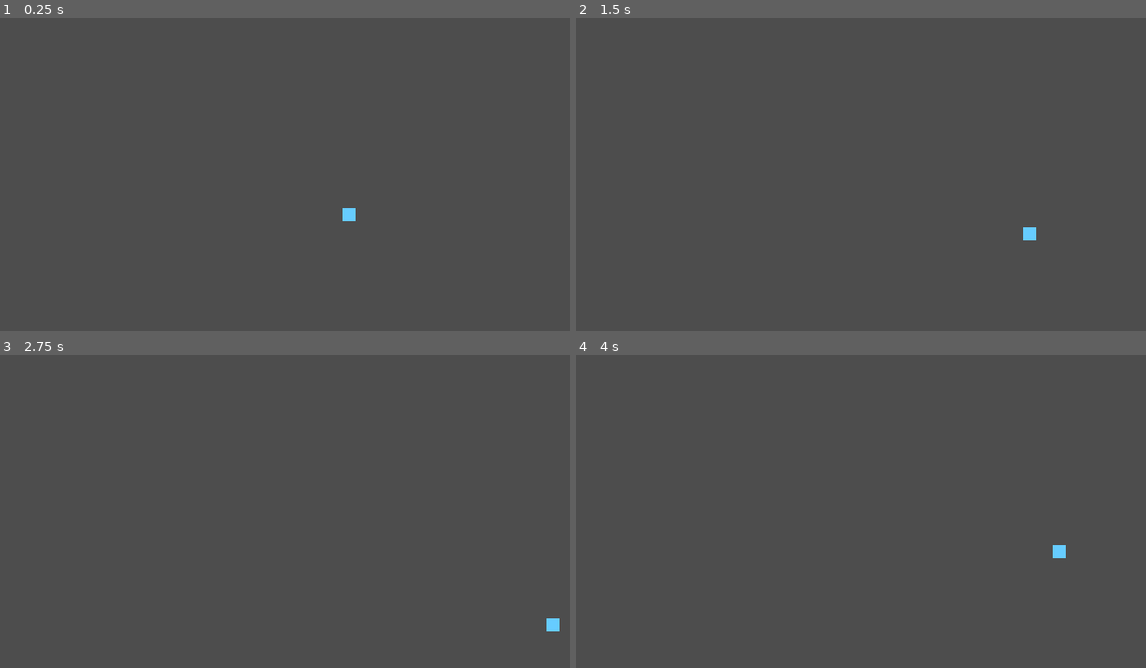
Above: before the commit, frames 1-4 (two rows, left to right).
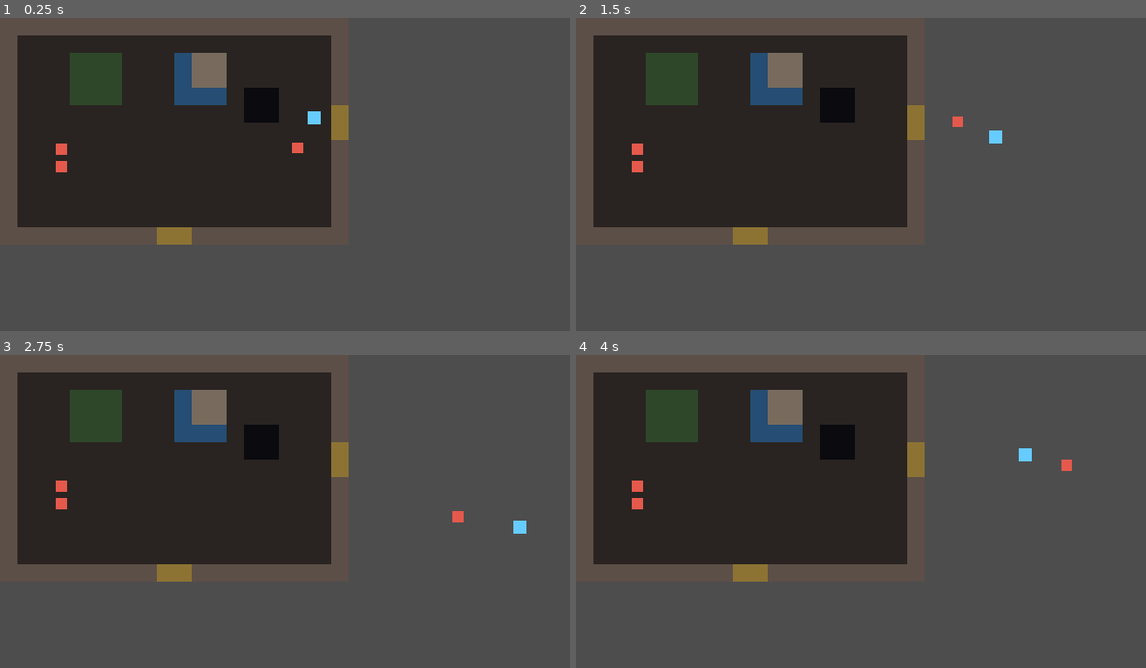
Above: after the commit, the same moments.

Repository: thaianh20021/game
Game: Godot game, scene res://scenes/main.tscn
Same seed, same stepped clock (60 frames per second), same inputs: the game is played once before the commit and once after it.
Inputs (mouse positions are in pixels of both pictures, inside the frame that each line leads up to):
- Up to frame 1 (0.25 s): no input
- Up to frame 2 (1.5 s): move the mouse to (1077, 193) at 0.52 s; hold D (move_right) 0.53-1.28 s; tap Space (dash) at 0.6 s; click (1077, 193) at 0.8 s; move the mouse to (786, 233) at 1.27 s; hold S (move_down) from 1.28 s (still down); click (786, 233) at 1.35 s
- Up to frame 3 (2.75 s): tap Space (dash) at 1.55, 2.1 s; move the mouse to (416, 464) at 2.02 s; release S (move_down) at 2.03 s; hold D (move_right) from 2.03 s (still down); click (416, 464) at 2.3 s
- Up to frame 4 (4 s): move the mouse to (889, 630) at 2.77 s; release D (move_right) at 2.78 s; hold W (move_up) 2.78-3.53 s; click (889, 630) at 2.85 s; tap Space (dash) at 3.05, 3.6 s; move the mouse to (1134, 608) at 3.52 s; hold A (move_left) from 3.53 s (still down); click (1134, 608) at 3.8 s

The runs differ from the first frame. In frame 1, 35% of the frame differs, in the area x 3-63%, y 5-73%; in frame 2, 35%; in frame 3, 35%, in the area x 3-99%, y 5-89%; in frame 4, 35%.

Commit message:
Add room stamper, enemy spawner and playable room demo
- TileGrid: tile enum, walkability, door lookup, BFS reachability
- RoomStamper: size by room type, door carving, terrain mutation
  (pillar/pit/water/grass) with door clearance + fairness retries
- EnemySpawner: budget formula, wave split 60/40, elite modifier roll,
  ranged min-distance and safe-radius spawn constraints
- Enemy: chase AI, contact damage, hp/death signal placeholder
- RoomRenderer: debug tile drawing, wall collisions, wave spawning
- Player: basic melee attack (left click) to clear rooms
- Main demo: stamp first combat room, spawn waves, room-clear flow

Diff:
--- a/project.godot
+++ b/project.godot
@@ -45,6 +45,11 @@
 "events": [Object(InputEventKey,"resource_local_to_scene":false,"resource_name":"","device":-1,"window_id":0,"alt_press …(191 unchanged characters)…
 ]
 }
+attack={
+"deadzone": 0.5,
+"events": [Object(InputEventMouseButton,"resource_local_to_scene":false,"resource_name":"","device":-1,"window_id":0,"alt_pressed":false,"shift_pressed":false,"ctrl_pressed":false,"meta_pressed":false,"button_mask":1,"position":Vector2(0, 0),"global_position":Vector2(0, 0),"factor":1.0,"button_index":1,"canceled":false,"pressed":true,"double_click":false,"script":null)
+]
+}
 
 [rendering]
 
--- /dev/null
+++ b/scenes/enemy.tscn
@@ -0,0 +1,16 @@
+[gd_scene load_steps=3 format=3]
+
+[ext_resource type="Script" path="res://scripts/enemies/enemy.gd" id="1"]
+
+[sub_resource type="RectangleShape2D" id="RectangleShape2D_body"]
+size = Vector2(9, 9)
+
+[node name="Enemy" type="CharacterBody2D"]
+script = ExtResource("1")
+
+[node name="CollisionShape2D" type="CollisionShape2D" parent="."]
+shape = SubResource("RectangleShape2D_body")
+
+[node name="Body" type="Polygon2D" parent="."]
+polygon = PackedVector2Array(-5, -5, 5, -5, 5, 5, -5, 5)
+color = Color(0.9, 0.35, 0.3, 1)
--- /dev/null
+++ b/scripts/dungeon_gen/room_stamper.gd
@@ -0,0 +1,136 @@
+class_name RoomStamper
+extends RefCounted
+## Step 4 of the pipeline: turns a RoomNode into a TileGrid.
+## Base room + carved doors + mutated terrain, validated for fairness.
+## Retries with fewer obstacles when validation fails; the final fallback
+## is an empty room, so stamping can never produce an unfair layout.
+
+enum Dir { NORTH, EAST, SOUTH, WEST }
+
+const DEFAULT_MIN := Vector2i(20, 12)
+const DEFAULT_MAX := Vector2i(28, 16)
+const SIZE_BY_TYPE := {
+	RoomNode.RoomType.ENTRANCE: Vector2i(20, 12),
+	RoomNode.RoomType.MINIBOSS: Vector2i(30, 18),
+	RoomNode.RoomType.BOSS: Vector2i(36, 22),
+}
+const DOOR_CLEARANCE := 3  # Chebyshev distance kept obstacle-free around doors
+const MAX_ATTEMPTS := 5
+
+
+## One door per neighbor, on distinct sides, max 4. Deterministic shuffle.
+func pick_door_dirs(room: RoomNode, rng: SeededRNG) -> Array[int]:
+	var dirs: Array[int] = [Dir.NORTH, Dir.EAST, Dir.SOUTH, Dir.WEST]
+	for i in range(dirs.size() - 1, 0, -1):
+		var j := rng.randi_range(0, i)
+		var tmp := dirs[i]
+		dirs[i] = dirs[j]
+		dirs[j] = tmp
+	var n: int = clampi(room.neighbors.size(), 1, 4)
+	return dirs.slice(0, n)
+
+
+func stamp(room: RoomNode, rng: SeededRNG, door_dirs: Array[int]) -> TileGrid:
+	var size := _room_size(room, rng)
+	var features := _feature_count(room, rng)
+	for attempt in MAX_ATTEMPTS:
+		var grid := _base_room(size)
+		_carve_doors(grid, door_dirs)
+		_mutate(grid, rng, maxi(features - attempt, 0))
+		if grid.is_fair():
+			return grid
+	# Fallback: obstacle-free room is always fair.
+	var plain := _base_room(size)
+	_carve_doors(plain, door_dirs)
+	return plain
+
+
+func _room_size(room: RoomNode, rng: SeededRNG) -> Vector2i:
+	if SIZE_BY_TYPE.has(room.type):
+		return SIZE_BY_TYPE[room.type]
+	return Vector2i(
+		rng.randi_range(DEFAULT_MIN.x, DEFAULT_MAX.x),
+		rng.randi_range(DEFAULT_MIN.y, DEFAULT_MAX.y),
+	)
+
+
+func _feature_count(room: RoomNode, rng: SeededRNG) -> int:
+	match room.type:
+		RoomNode.RoomType.ENTRANCE, RoomNode.RoomType.HEAL, RoomNode.RoomType.SHOP:
+			return rng.randi_range(0, 2)
+		RoomNode.RoomType.BOSS, RoomNode.RoomType.MINIBOSS:
+			return rng.randi_range(2, 4)  # boss arenas stay readable
+		_:
+			return rng.randi_range(4, 7)
+
+
+func _base_room(size: Vector2i) -> TileGrid:
+	var grid := TileGrid.new(size.x, size.y, TileGrid.Tile.FLOOR)
+	for x in size.x:
+		grid.set_tile(x, 0, TileGrid.Tile.WALL)
+		grid.set_tile(x, size.y - 1, TileGrid.Tile.WALL)
+	for y in size.y:
+		grid.set_tile(0, y, TileGrid.Tile.WALL)
+		grid.set_tile(size.x - 1, y, TileGrid.Tile.WALL)
+	return grid
+
+
+## 2-tile wide door opening in the middle of each requested side.
+func _carve_doors(grid: TileGrid, door_dirs: Array[int]) -> void:
+	var cx := grid.width / 2
+	var cy := grid.height / 2
+	for dir in door_dirs:
+		match dir:
+			Dir.NORTH:
+				grid.set_tile(cx - 1, 0, TileGrid.Tile.DOOR)
+				grid.set_tile(cx, 0, TileGrid.Tile.DOOR)
+			Dir.SOUTH:
+				grid.set_tile(cx - 1, grid.height - 1, TileGrid.Tile.DOOR)
+				grid.set_tile(cx, grid.height - 1, TileGrid.Tile.DOOR)
+			Dir.WEST:
+				grid.set_tile(0, cy - 1, TileGrid.Tile.DOOR)
+				grid.set_tile(0, cy, TileGrid.Tile.DOOR)
+			Dir.EAST:
+				grid.set_tile(grid.width - 1, cy - 1, TileGrid.Tile.DOOR)
+				grid.set_tile(grid.width - 1, cy, TileGrid.Tile.DOOR)
+
+
+func _mutate(grid: TileGrid, rng: SeededRNG, features: int) -> void:
+	var doors := grid.door_positions()
+	for f in features:
+		var roll := rng.randf()
+		if roll < 0.35:
+			_stamp_blob(grid, rng, doors, TileGrid.Tile.PILLAR, Vector2i(rng.randi_range(1, 2), rng.randi_range(1, 2)))
+		elif roll < 0.55:
+			_stamp_blob(grid, rng, doors, TileGrid.Tile.PIT, Vector2i(2, 2))
+		elif roll < 0.75:
+			_stamp_blob(grid, rng, doors, TileGrid.Tile.WATER, Vector2i(3, 3))
+		else:
+			_stamp_blob(grid, rng, doors, TileGrid.Tile.GRASS, Vector2i(3, 3))
+
+
+## Places a rectangle of [tile] at a random interior spot that keeps
+## DOOR_CLEARANCE tiles free around every door. Gives up silently after
+## a few tries (fairness is re-checked by the caller anyway).
+func _stamp_blob(grid: TileGrid, rng: SeededRNG, doors: Array[Vector2i], tile: TileGrid.Tile, size: Vector2i) -> void:
+	for attempt in 12:
+		var x := rng.randi_range(2, grid.width - 2 - size.x)
+		var y := rng.randi_range(2, grid.height - 2 - size.y)
+		if _too_close_to_doors(Rect2i(x, y, size.x, size.y), doors):
+			continue
+		for dy in size.y:
+			for dx in size.x:
+				grid.set_tile(x + dx, y + dy, tile)
+		return
+
+
+func _too_close_to_doors(rect: Rect2i, doors: Array[Vector2i]) -> bool:
+	for d in doors:
+		var closest := Vector2i(
+			clampi(d.x, rect.position.x, rect.position.x + rect.size.x - 1),
+			clampi(d.y, rect.position.y, rect.position.y + rect.size.y - 1),
+		)
+		var dist := maxi(absi(d.x - closest.x), absi(d.y - closest.y))
+		if dist <= DOOR_CLEARANCE:
+			return true
+	return false
--- /dev/null
+++ b/scripts/dungeon_gen/spawner.gd
@@ -0,0 +1,120 @@
+class_name EnemySpawner
+extends RefCounted
+## Steps 5 (enemies) of the pipeline: rolls a deterministic spawn plan for a
+## room using the budget system from docs/gdd/10-dungeon-gen.md.
+##
+## Fairness constraints (GDD hard rules):
+## - nothing spawns within PLAYER_SAFE_RADIUS tiles of the entry door
+## - ranged/caster enemies spawn at least RANGED_MIN_DOOR_DIST tiles away
+
+const BASE_BUDGET := 10.0
+const WAVE1_SHARE := 0.6
+const PLAYER_SAFE_RADIUS := 3
+const RANGED_MIN_DOOR_DIST := 6
+const ELITE_BUDGET_MULT := 1.4
+const MAX_PICK_GUARD := 50
+
+const COMBAT_ROOM_TYPES: Array[RoomNode.RoomType] = [
+	RoomNode.RoomType.COMBAT,
+	RoomNode.RoomType.ELITE,
+	RoomNode.RoomType.MINIBOSS,
+]
+
+
+static func load_pool(path: String) -> Dictionary:
+	var text := FileAccess.get_file_as_string(path)
+	var data: Variant = JSON.parse_string(text)
+	assert(data is Dictionary, "EnemySpawner.load_pool: invalid JSON at " + path)
+	return data
+
+
+## Returns entries: { "enemy": Dictionary, "wave": int, "tile": Vector2i,
+## "elite": bool, "modifier": String }. Empty for non-combat rooms.
+func roll_spawn_plan(
+		room: RoomNode,
+		grid: TileGrid,
+		rng: SeededRNG,
+		floor_index: int,
+		difficulty_mult: float,
+		pool_data: Dictionary,
+		entry: Vector2i,
+) -> Array[Dictionary]:
+	var plan: Array[Dictionary] = []
+	if not COMBAT_ROOM_TYPES.has(room.type):
+		return plan
+
+	# Mini-boss rooms spawn the dedicated mini-boss instead of a budget wave.
+	if room.type == RoomNode.RoomType.MINIBOSS:
+		var miniboss := _find_miniboss(pool_data)
+		if not miniboss.is_empty():
+			plan.append({
+				"enemy": miniboss,
+				"wave": 1,
+				"tile": Vector2i(grid.width / 2, grid.height / 2),
+				"elite": false,
+				"modifier": "",
+			})
+		return plan
+
+	var budget := BASE_BUDGET * (1.0 + 0.25 * floor_index) * difficulty_mult
+	if room.type == RoomNode.RoomType.ELITE:
+		budget *= ELITE_BUDGET_MULT
+
+	var pool: Array = pool_data["enemies"].filter(
+		func(e: Dictionary) -> bool: return float(e["cost"]) > 0.0
+	)
+	if pool.is_empty():
+		return plan
+
+	var picks: Array[Dictionary] = []
+	var guard := 0
+	while budget > 0.0 and guard < MAX_PICK_GUARD:
+		guard += 1
+		var affordable: Array = pool.filter(
+			func(e: Dictionary) -> bool: return float(e["cost"]) <= budget
+		)
+		if affordable.is_empty():
+			break
+		var e: Dictionary = rng.pick(affordable)
+		budget -= float(e["cost"])
+		picks.append(e)
+
+	var wave1_count: int = maxi(1, ceili(picks.size() * WAVE1_SHARE))
+	for i in picks.size():
+		var e: Dictionary = picks[i]
+		var is_elite: bool = room.type == RoomNode.RoomType.ELITE and i == 0
+		plan.append({
+			"enemy": e,
+			"wave": 1 if i < wave1_count else 2,
+			"tile": _pick_spawn_tile(grid, rng, entry, str(e["kind"])),
+			"elite": is_elite,
+			"modifier": rng.pick(pool_data["elite_modifiers"]) if is_elite else "",
+		})
+	return plan
+
+
+func _find_miniboss(pool_data: Dictionary) -> Dictionary:
+	for e in pool_data["enemies"]:
+		if str(e["kind"]) == "miniboss":
+			return e
+	return {}
+
+
+func _pick_spawn_tile(grid: TileGrid, rng: SeededRNG, entry: Vector2i, kind: String) -> Vector2i:
+	var min_dist := float(PLAYER_SAFE_RADIUS + 1)
+	if kind == "ranged" or kind == "caster":
+		min_dist = float(RANGED_MIN_DOOR_DIST)
+	for attempt in 40:
+		var p := Vector2i(
+			rng.randi_range(1, grid.width - 2),
+			rng.randi_range(1, grid.height - 2),
+		)
+		if not grid.is_walkable_at(p.x, p.y):
+			continue
+		if grid.get_tile(p.x, p.y) == TileGrid.Tile.DOOR:
+			continue
+		if Vector2(p - entry).length() < min_dist:
+			continue
+		return p
+	# Fallback: room center (always kept clear of the entry by room sizes).
+	return Vector2i(grid.width / 2, grid.height / 2)
--- /dev/null
+++ b/scripts/dungeon_gen/tile_grid.gd
@@ -0,0 +1,87 @@
+class_name TileGrid
+extends RefCounted
+## Tile layer of a single stamped room (step 4 of the pipeline).
+
+enum Tile { FLOOR, WALL, PIT, WATER, GRASS, PILLAR, DOOR }
+
+var width: int
+var height: int
+var cells: PackedInt32Array
+
+
+func _init(w: int, h: int, fill: Tile = Tile.FLOOR) -> void:
+	width = w
+	height = h
+	cells.resize(w * h)
+	cells.fill(fill)
+
+
+func in_bounds(x: int, y: int) -> bool:
+	return x >= 0 and y >= 0 and x < width and y < height
+
+
+func get_tile(x: int, y: int) -> int:
+	return cells[y * width + x]
+
+
+func set_tile(x: int, y: int, t: Tile) -> void:
+	cells[y * width + x] = t
+
+
+static func walkable(t: int) -> bool:
+	return t == Tile.FLOOR or t == Tile.GRASS or t == Tile.DOOR or t == Tile.WATER
+
+
+static func blocking(t: int) -> bool:
+	return t == Tile.WALL or t == Tile.PILLAR or t == Tile.PIT
+
+
+func is_walkable_at(x: int, y: int) -> bool:
+	return in_bounds(x, y) and TileGrid.walkable(get_tile(x, y))
+
+
+func door_positions() -> Array[Vector2i]:
+	var doors: Array[Vector2i] = []
+	for y in height:
+		for x in width:
+			if get_tile(x, y) == Tile.DOOR:
+				doors.append(Vector2i(x, y))
+	return doors
+
+
+func walkable_count() -> int:
+	var count := 0
+	for c in cells:
+		if TileGrid.walkable(c):
+			count += 1
+	return count
+
+
+## BFS over walkable tiles (4-directional). Returns a set {Vector2i: true}.
+func reachable_from(start: Vector2i) -> Dictionary:
+	var visited := {}
+	if not is_walkable_at(start.x, start.y):
+		return visited
+	var queue: Array[Vector2i] = [start]
+	visited[start] = true
+	while not queue.is_empty():
+		var p: Vector2i = queue.pop_front()
+		for offset in [Vector2i.UP, Vector2i.DOWN, Vector2i.LEFT, Vector2i.RIGHT]:
+			var n: Vector2i = p + offset
+			if not visited.has(n) and is_walkable_at(n.x, n.y):
+				visited[n] = true
+				queue.append(n)
+	return visited
+
+
+## Fairness check: every door reachable from the first door, and at least
+## [min_ratio] of all walkable tiles connected (no big dead pockets).
+func is_fair(min_ratio := 0.75) -> bool:
+	var doors := door_positions()
+	if doors.is_empty():
+		return false
+	var reach := reachable_from(doors[0])
+	for d in doors:
+		if not reach.has(d):
+			return false
+	return reach.size() >= int(walkable_count() * min_ratio)
--- /dev/null
+++ b/scripts/enemies/enemy.gd
@@ -0,0 +1,49 @@
+class_name Enemy
+extends CharacterBody2D
+## Placeholder chase AI used by the room demo. Real per-kind behaviors
+## (charger, flyer, ranged, caster...) come in the enemy AI milestone.
+
+signal died
+
+@export var speed := 55.0
+@export var max_hp := 20
+@export var contact_damage := 5
+@export var sight_range := 150.0
+@export var contact_range := 12.0
+
+var hp: int
+var target: Node2D
+var _hit_cd := 0.0
+
+
+func _ready() -> void:
+	hp = max_hp
+	add_to_group("enemies")
+
+
+func _physics_process(delta: float) -> void:
+	_hit_cd = maxf(_hit_cd - delta, 0.0)
+	if target == null or not is_instance_valid(target):
+		return
+
+	var to_target := target.global_position - global_position
+	if to_target.length() <= sight_range:
+		velocity = to_target.normalized() * speed
+	else:
+		velocity = Vector2.ZERO
+	move_and_slide()
+
+	if _hit_cd == 0.0 and to_target.length() <= contact_range \
+			and target.has_method("take_damage"):
+		target.take_damage(contact_damage)
+		_hit_cd = 0.6
+
+
+func take_damage(amount: int) -> void:
+	hp -= amount
+	modulate = Color(1.0, 0.4, 0.4)
+	var tween := create_tween()
+	tween.tween_property(self, "modulate", Color.WHITE, 0.15)
+	if hp <= 0:
+		died.emit()
+		queue_free()
--- a/scripts/main.gd
+++ b/scripts/main.gd
@@ -1,21 +1,58 @@
 extends Node2D
-## Demo entry point: generates one floor from a fixed seed, validates it and
-## prints the layout, then runs a 500-seed sweep. Replace with the real game
-## flow (hub -> dungeon) in the next milestone.
+## Demo entry point: generates a floor, stamps its first combat room, spawns
+## enemy waves from the budget system and lets the player clear the room.
+## Next milestone: room transitions through doors + full floor flow.
 
 const DEMO_SEED := 20260704
+const FLOOR_INDEX := 1
+const DIFFICULTY_MULT := 1.0
+const ENEMY_SCENE := preload("res://scenes/enemy.tscn")
+
+@onready var player: Player = $Player
 
 
 func _ready() -> void:
+	# 1. Floor graph.
 	var builder := GraphBuilder.new()
-	var rooms := builder.build(DEMO_SEED, 1)
+	var rooms := builder.build(DEMO_SEED, FLOOR_INDEX)
 	var errors := FloorValidator.validate(rooms)
+	print("=== Dungeon Core demo (seed %d) ===" % DEMO_SEED)
+	print("Floor: %d rooms | validation: %s" % [rooms.size(), "OK" if errors.is_empty() else str(errors)])
 
-	print("=== Dungeon Core: floor demo (seed %d) ===" % DEMO_SEED)
-	print("Rooms: %d | Validation: %s" % [rooms.size(), "OK" if errors.is_empty() else str(errors)])
+	# 2. Stamp the first critical-path combat room.
+	var room := _first_combat_room(rooms)
+	var rng := SeededRNG.new(DEMO_SEED, 1000 + room.id)
+	var stamper := RoomStamper.new()
+	var door_dirs := stamper.pick_door_dirs(room, rng)
+	var grid := stamper.stamp(room, rng, door_dirs)
+
+	# 3. Roll the spawn plan.
+	var pool := EnemySpawner.load_pool("res://data/enemies_ancient_cave.json")
+	var doors := grid.door_positions()
+	var entry: Vector2i = doors[0]
+	var spawner := EnemySpawner.new()
+	var plan := spawner.roll_spawn_plan(room, grid, rng, FLOOR_INDEX, DIFFICULTY_MULT, pool, entry)
+
+	# 4. Render + play.
+	var renderer := RoomRenderer.new()
+	add_child(renderer)
+	move_child(renderer, 0)
+	renderer.setup(grid, plan, ENEMY_SCENE, player)
+	renderer.room_cleared.connect(func() -> void:
+		print("Demo complete - next milestone: door transitions."))
+
+	# Place the player just inside the entry door.
+	var center := renderer.tile_to_world(Vector2i(grid.width / 2, grid.height / 2))
+	var door_pos := renderer.tile_to_world(entry)
+	player.position = door_pos + (center - door_pos).normalized() * 24.0
+
+	print("Room %02d (%s): %dx%d tiles, %d doors, %d enemies planned" % [
+		room.id, room.type_name(), grid.width, grid.height, doors.size(), plan.size(),
+	])
+
+
+func _first_combat_room(rooms: Array[RoomNode]) -> RoomNode:
 	for r in rooms:
-		var marker := "*" if r.on_critical_path else " "
-		print(" %s[%02d] %-9s depth=%d -> %s" % [marker, r.id, r.type_name(), r.depth, r.neighbors])
-
-	var failures := FloorValidator.run_seed_sweep(500)
-	print("Seed sweep (500 floors): %d failures" % failures)
+		if r.type == RoomNode.RoomType.COMBAT and r.on_critical_path:
+			return r
+	return rooms[0]
--- a/scripts/player/player.gd
+++ b/scripts/player/player.gd
@@ -1,8 +1,8 @@
 class_name Player
 extends CharacterBody2D
-## MVP player controller: 8-way movement + dash with i-frames (GDD sections 2 and 5).
-## Class stats (speed, HP, energy) are loaded from data/classes.json later;
-## the exported defaults below match the Blade Warden baseline.
+## MVP player controller: 8-way movement, dash with i-frames, and a basic
+## melee swing (left click) so rooms can be cleared. The real weapon system
+## (data/weapons.json driven) replaces the placeholder attack next milestone.
 
 signal hp_changed(current: int, max_value: int)
 signal died
@@ -14,10 +14,16 @@
 @export var dash_cooldown := 1.2
 @export var max_hp := 100
 
+@export_group("Placeholder Attack")
+@export var attack_damage := 10
+@export var attack_range := 26.0
+@export var attack_cooldown := 0.35
+
 var hp: int
 var _dash_time_left := 0.0
 var _dash_cd_left := 0.0
 var _iframes_left := 0.0
+var _attack_cd_left := 0.0
 var _dash_dir := Vector2.ZERO
 
 
@@ -28,6 +34,7 @@
 func _physics_process(delta: float) -> void:
 	_dash_cd_left = maxf(_dash_cd_left - delta, 0.0)
 	_iframes_left = maxf(_iframes_left - delta, 0.0)
+	_attack_cd_left = maxf(_attack_cd_left - delta, 0.0)
 
 	if _dash_time_left > 0.0:
 		_dash_time_left -= delta
@@ -38,6 +45,9 @@
 		if Input.is_action_just_pressed("dash") \
 				and _dash_cd_left == 0.0 and input_dir != Vector2.ZERO:
 			_start_dash(input_dir)
+
+	if Input.is_action_just_pressed("attack") and _attack_cd_left == 0.0:
+		_attack()
 
 	move_and_slide()
 
@@ -60,3 +70,16 @@
 	_dash_time_left = dash_duration
 	_iframes_left = dash_iframes
 	_dash_cd_left = dash_cooldown
+
+
+## Placeholder melee swing: hits every enemy in a circle offset toward the
+## mouse cursor. No animation yet - just enough to test the room flow.
+func _attack() -> void:
+	_attack_cd_left = attack_cooldown
+	var aim := (get_global_mouse_position() - global_position).normalized()
+	if aim == Vector2.ZERO:
+		aim = Vector2.RIGHT
+	var hit_center := global_position + aim * attack_range * 0.6
+	for enemy in get_tree().get_nodes_in_group("enemies"):
+		if enemy is Enemy and enemy.global_position.distance_to(hit_center) <= attack_range:
+			enemy.take_damage(attack_damage)
--- /dev/null
+++ b/scripts/rooms/room_renderer.gd
@@ -0,0 +1,130 @@
+class_name RoomRenderer
+extends Node2D
+## Debug renderer for a stamped room: draws tiles as colored rects, builds
+## wall/pillar/pit collisions, and runs the wave spawn flow from a spawn plan.
+## Will be replaced by a real TileMapLayer + biome tileset once art exists.
+
+signal room_cleared
+
+const TILE := 16
+
+const TILE_COLORS := {
+	TileGrid.Tile.FLOOR: Color(0.16, 0.14, 0.13),
+	TileGrid.Tile.WALL: Color(0.36, 0.31, 0.28),
+	TileGrid.Tile.PIT: Color(0.04, 0.04, 0.06),
+	TileGrid.Tile.WATER: Color(0.15, 0.30, 0.45),
+	TileGrid.Tile.GRASS: Color(0.18, 0.28, 0.16),
+	TileGrid.Tile.PILLAR: Color(0.47, 0.42, 0.37),
+	TileGrid.Tile.DOOR: Color(0.55, 0.45, 0.20),
+}
+
+# Placeholder movement speeds per enemy kind (px/s) until real AIs land.
+const SPEED_BY_KIND := {
+	"melee_charger": 75.0,
+	"flyer": 65.0,
+	"ranged": 45.0,
+	"caster": 45.0,
+	"tanker": 35.0,
+	"melee": 55.0,
+	"exploder": 60.0,
+	"armored_melee": 45.0,
+	"ambusher": 70.0,
+	"miniboss": 50.0,
+}
+
+var grid: TileGrid
+
+var _plan: Array[Dictionary] = []
+var _enemy_scene: PackedScene
+var _player: Node2D
+var _alive := 0
+var _current_wave := 0
+
+
+func setup(p_grid: TileGrid, plan: Array[Dictionary], enemy_scene: PackedScene, player: Node2D) -> void:
+	grid = p_grid
+	_plan = plan
+	_enemy_scene = enemy_scene
+	_player = player
+	z_index = -1
+	_build_collisions()
+	queue_redraw()
+	_spawn_wave(1)
+
+
+func tile_to_world(t: Vector2i) -> Vector2:
+	return Vector2(t.x + 0.5, t.y + 0.5) * TILE
+
+
+func _draw() -> void:
+	if grid == null:
+		return
+	for y in grid.height:
+		for x in grid.width:
+			var rect := Rect2(x * TILE, y * TILE, TILE, TILE)
+			draw_rect(rect, TILE_COLORS[grid.get_tile(x, y)])
+
+
+func _build_collisions() -> void:
+	for y in grid.height:
+		for x in grid.width:
+			if not TileGrid.blocking(grid.get_tile(x, y)):
+				continue
+			var body := StaticBody2D.new()
+			var shape := CollisionShape2D.new()
+			var rect := RectangleShape2D.new()
+			rect.size = Vector2(TILE, TILE)
+			shape.shape = rect
+			body.add_child(shape)
+			body.position = tile_to_world(Vector2i(x, y))
+			add_child(body)
+
+
+func _spawn_wave(wave: int) -> void:
+	_current_wave = wave
+	var count := 0
+	for entry in _plan:
+		if int(entry["wave"]) == wave:
+			_spawn_enemy(entry)
+			count += 1
+	_alive = count
+	if count == 0:
+		_advance()
+
+
+func _spawn_enemy(entry: Dictionary) -> void:
+	var enemy: Enemy = _enemy_scene.instantiate()
+	var data: Dictionary = entry["enemy"]
+	enemy.max_hp = int(data["hp"])
+	enemy.contact_damage = int(data["dmg"])
+	enemy.speed = SPEED_BY_KIND.get(str(data["kind"]), 55.0)
+	if bool(entry["elite"]):
+		enemy.max_hp *= 3
+		enemy.scale = Vector2(1.4, 1.4)
+		enemy.modulate = Color(1.0, 0.85, 0.4)  # elite tint until real VFX
+	enemy.target = _player
+	enemy.position = tile_to_world(entry["tile"])
+	enemy.z_index = 2
+	enemy.died.connect(_on_enemy_died)
+	add_child(enemy)
+
+
+func _on_enemy_died() -> void:
+	_alive -= 1
+	if _alive <= 0:
+		_advance()
+
+
+func _advance() -> void:
+	if _current_wave == 1 and _has_wave(2):
+		_spawn_wave(2)
+	else:
+		print("Room cleared!")
+		room_cleared.emit()
+
+
+func _has_wave(wave: int) -> bool:
+	for entry in _plan:
+		if int(entry["wave"]) == wave:
+			return true
+	return false
